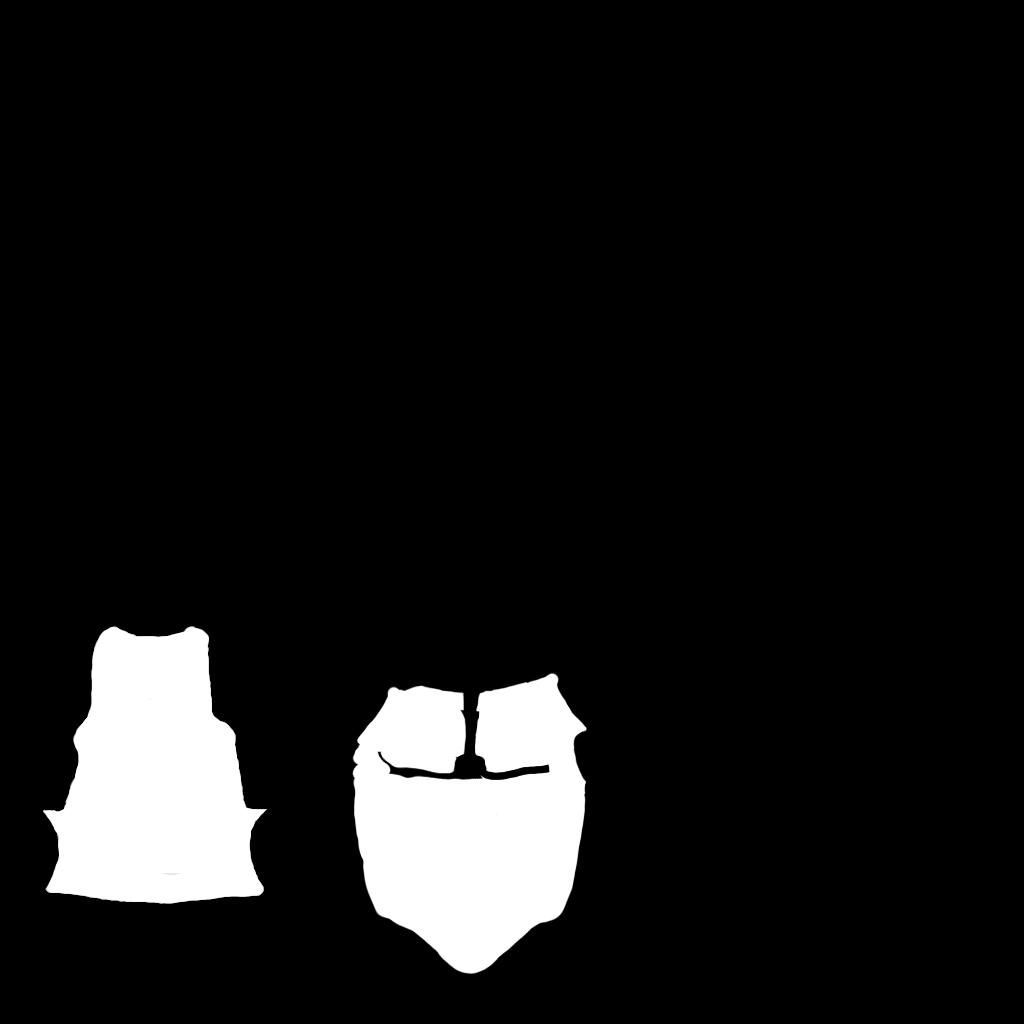
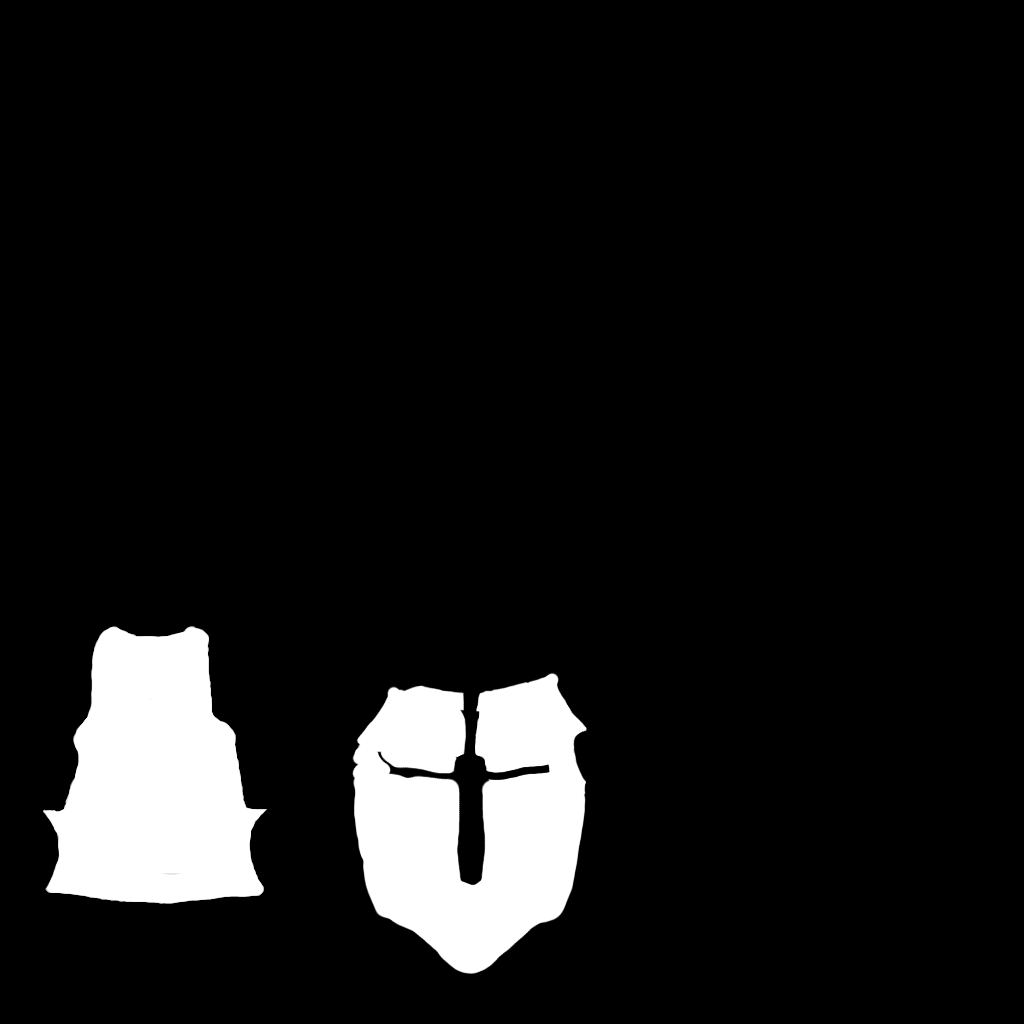
Layer changes from the first 1024×1024 image to the second:
painted on "Layer" over (444, 771, 498, 886)
